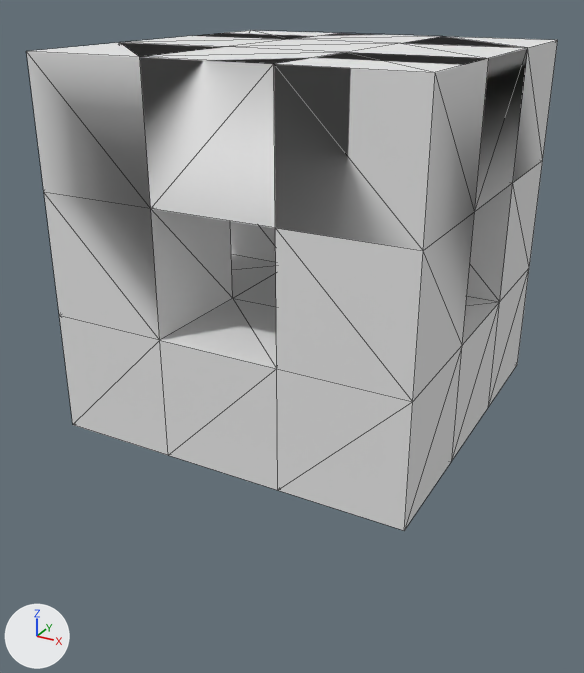
The OBJ model assets/models/ground1/ground1.obj as it was, and as the next commit left it.
Rendered twice from a 50 mm camera at (6.05, -11.73, 5.9) aimed at (-0.16, -0.45, 0.26). Every picture has the same lights, and +X, +Y and +Z are marked at lower left. Mesh edges are drawn as thin lines. Where no turn or scale is listed for an object, it has been applied to the vertices.
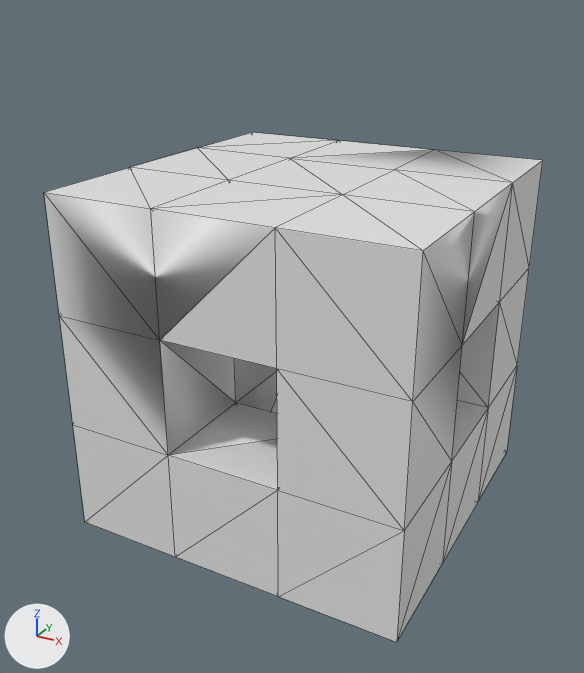
Commit message: Not broken ground1 asset

What differs and where, as boxes (x1, y1, x2, y2) in the pictures (584 x 673 px; the box of a moved part takes in the faces that stretch with it):
'Cube.001', reshaped (6% narrower): before (26, 30, 558, 530); after (44, 132, 543, 642)
part 1 of me_cube_001, moved or reshaped: before (26, 30, 558, 530); after (46, 132, 542, 642)

The change, as a diff of the scene's bpy script:
```diff
--- a/assets/models/ground1/ground1.obj.py
+++ b/assets/models/ground1/ground1.obj.py
@@ mat_material @@
+mat_material = principled_material('Material')
+mat_material.base_color = (0.8, 0.8, 0.8)  # white #e7e7e7
+mat_material.roughness = 0.4
@@ me_cube_001 @@
 # used by ob_cube_001; location = (0.0, 0.0, 0.0)
-me_cube_001.from_pydata(...)  # 64 vertices, 136 faces; spans x -3.0..3.0, y -3.0..3.0, z -1.0..5.0
-me_cube_001.materials.append(mat_none)  # white #e7e7e7
+me_cube_001.from_pydata(...)  # 64 vertices, 156 faces; spans x -3.0..3.0, y -3.0..3.0, z -3.0..3.0
+# me_cube_001 part 1
+# 16 vertices are removed from x -3.0..3.0, y -3.0..3.0, z 5.0
+# 112 faces are deleted
+# 16 new vertices lie (0.0, 0.0, -2.0) away from vertices in x -3.0..3.0, y -3.0..3.0, z -1.0
+# 132 new faces join them
+me_cube_001.materials.append(mat_material)  # white #e7e7e7
```
